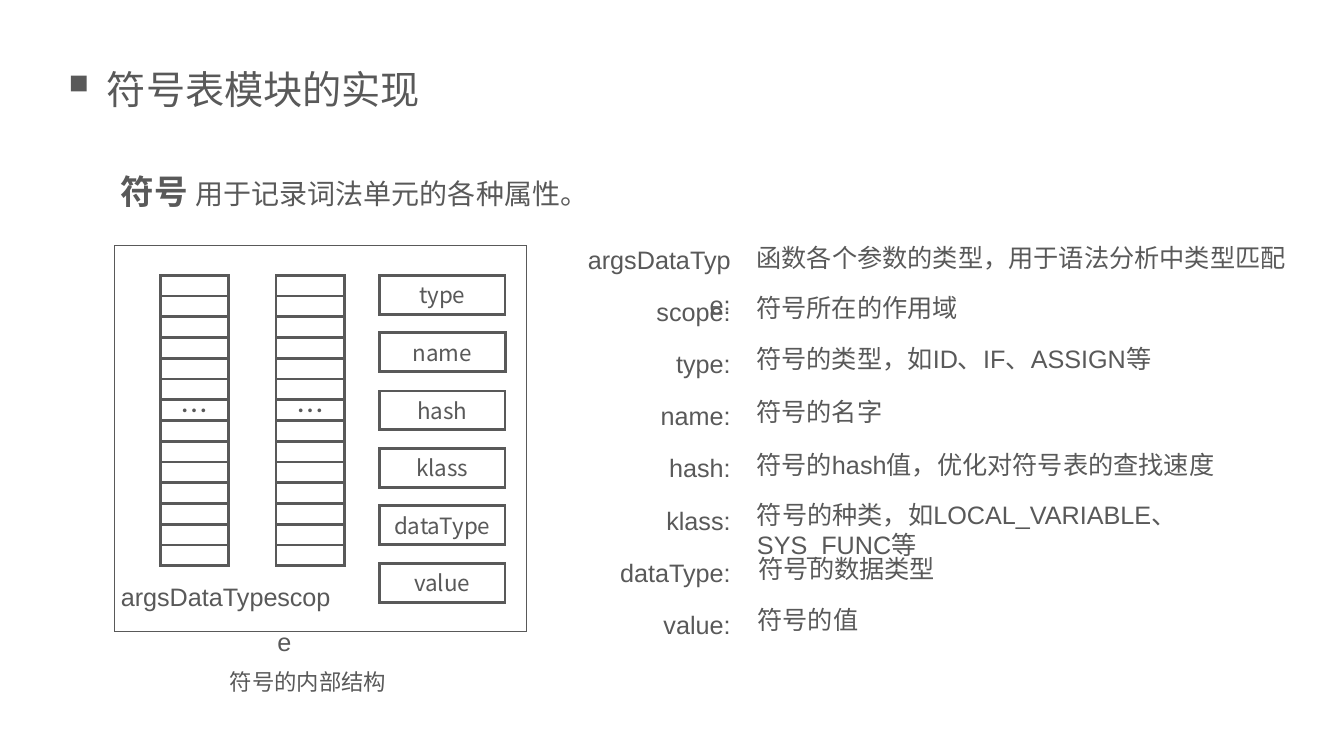
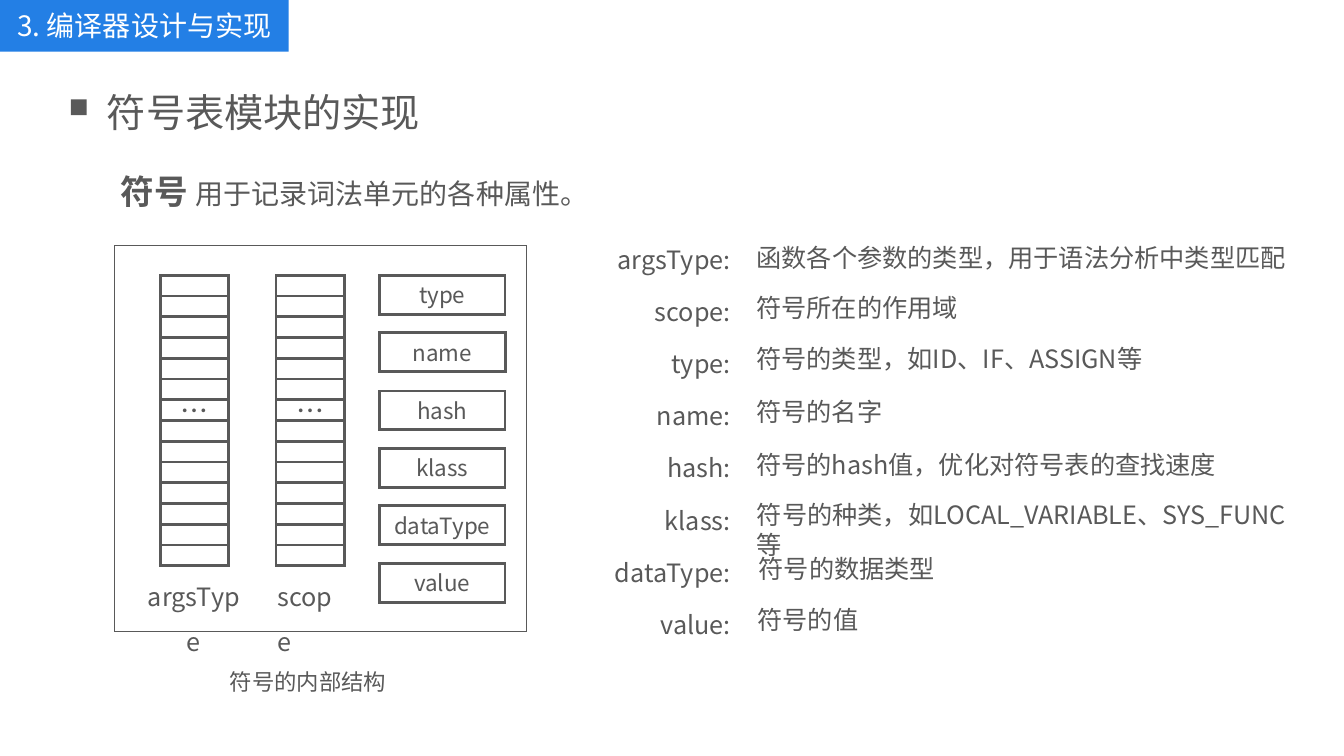
Before and after one commit to kkli28/cc, a slide deck: slide 12 of 论文相关/答辩ppt.pptx. Drawn at 1344x756 pixels with LibreOffice and Linux fonts; fonts in the diff are those of the drawing. Boxes give left, top, right and bottom in pixels: in the first picture for what was removed or moved away, otherwise in the second. Text is boxed around its words. In the diff, an @@ line names an element or a change of style, - is before the commit and + after.

```diff
--- a/论文相关/答辩ppt.pptx
+++ b/论文相关/答辩ppt.pptx
@@ rectangle added at box(0, 0, 288, 51), fill #237FE5, 20 pt, text #FFFFFF @@
+3. 编译器设计与实现
@@ text "符号表模块的实现": place and size @@
-text "符号表模块的实现" at box(107, 71, 420, 107)
+text "符号表模块的实现" at box(107, 94, 420, 130)
@@ rectangle: place and size @@
-rectangle at box(71, 76, 87, 92)
+rectangle at box(71, 99, 87, 115)
@@ text at box(618, 250, 731, 275): text changed; font Arial to Noto Sans CJK SC @@
-argsDataType:
+argsType:
@@ text at box(133, 562, 255, 618): text changed; font Arial to Noto Sans CJK SC @@
-argsDataType
+argsType
@@ font Arial to Noto Sans CJK SC in 12 elements at box(756, 347, 1142, 371), box(759, 552, 935, 580), box(267, 562, 353, 618), box(756, 453, 1216, 477), box(757, 503, 1286, 528), box(657, 411, 731, 426), box(667, 457, 731, 478), box(665, 510, 731, 531), box(655, 307, 731, 327), box(672, 355, 731, 379), box(615, 562, 731, 588), box(661, 614, 731, 635) @@
```
Also in this commit, not shown: 17 other slides changed, 8 slides added, 1 slide removed, 1 other file.
